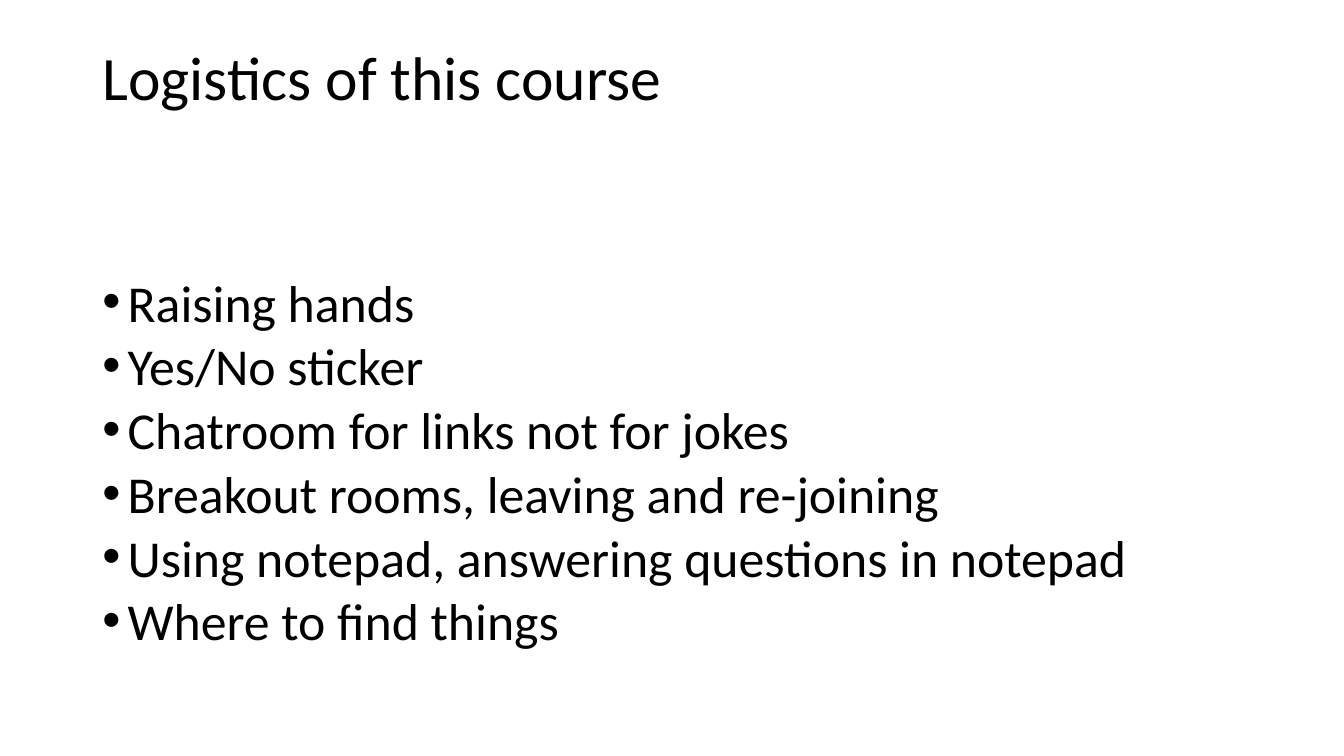
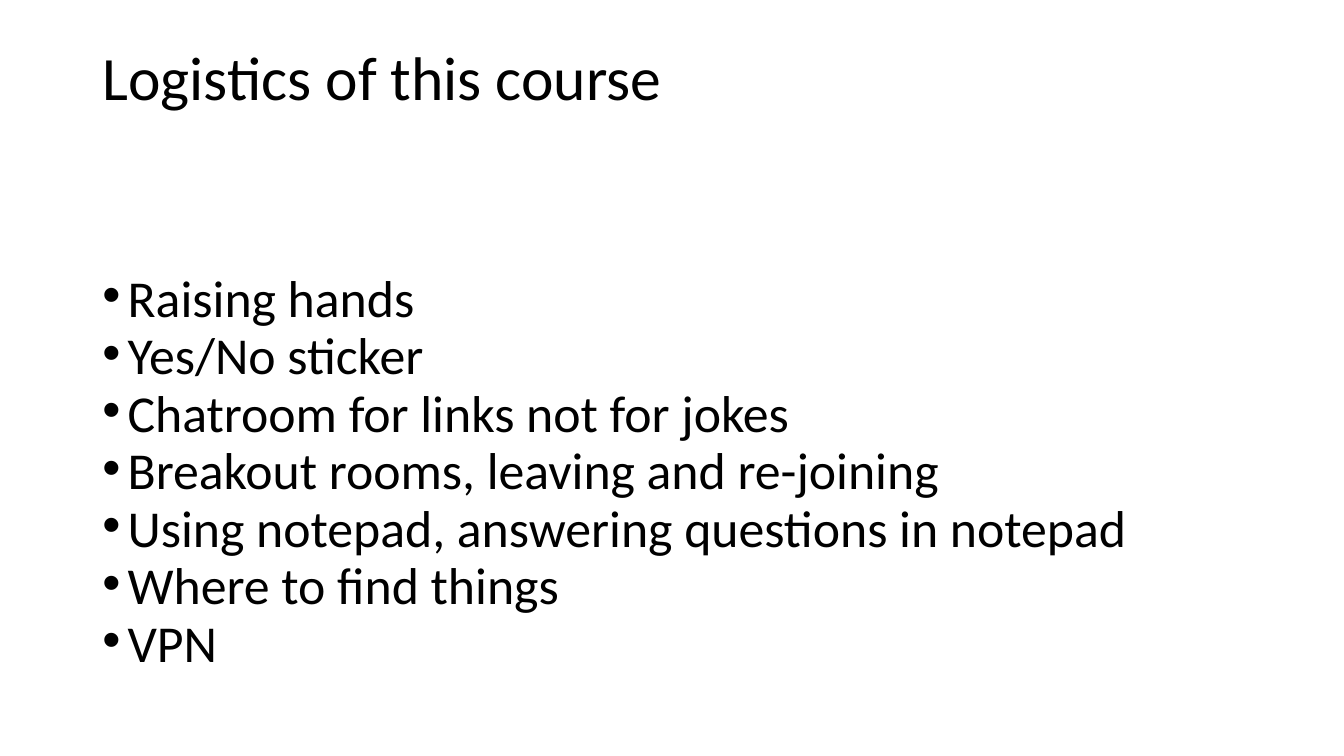
Before and after one commit to tobyhodges/solid-waddle, a slide deck: slide 6 of instructors/01_Wellcome_Episode.pptx. Drawn at 1344x756 pixels with LibreOffice and Linux fonts; fonts in the diff are those of the drawing. Boxes give left, top, right and bottom in pixels: in the first picture for what was removed or moved away, otherwise in the second. Text is boxed around its words. In the diff, an @@ line names an element or a change of style, - is before the commit and + after.

```diff
--- a/instructors/01_Wellcome_Episode.pptx
+++ b/instructors/01_Wellcome_Episode.pptx
@@ text at (x1=128, y1=281, x2=1126, y2=613): line spacing 0.8 to 0.7 @@
@@ text at (x1=128, y1=628, x2=217, y2=662): paragraph added @@
+• VPN
```
Also in this commit, not shown: 1 other slide changed, 5 other files.
